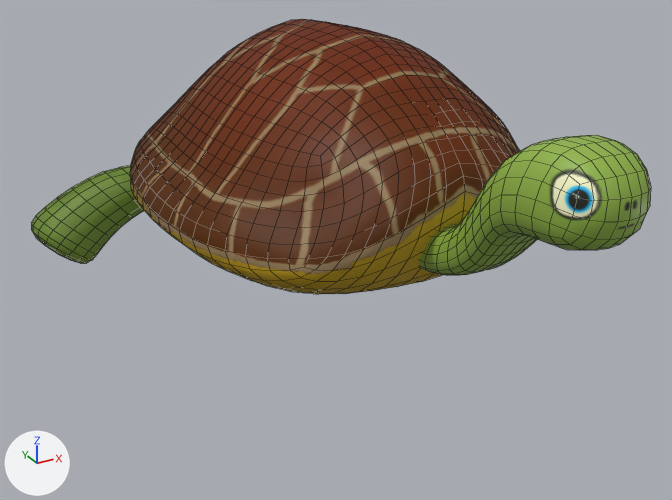
The Blender file Blender/Tortue_terrestre.blend: old version first, new version second.
Both versions are drawn from a 50 mm lens placed at (-2.15, -5.24, 1.99), pointed at (-0.2, -1.7, 0.22). Every picture has the same lights, and +X, +Y and +Z are marked at lower left. Mesh edges are drawn as thin lines.

Objects in the first picture: 'Carapace-ter', 'Pat-ArG', 'Tete-ter'.
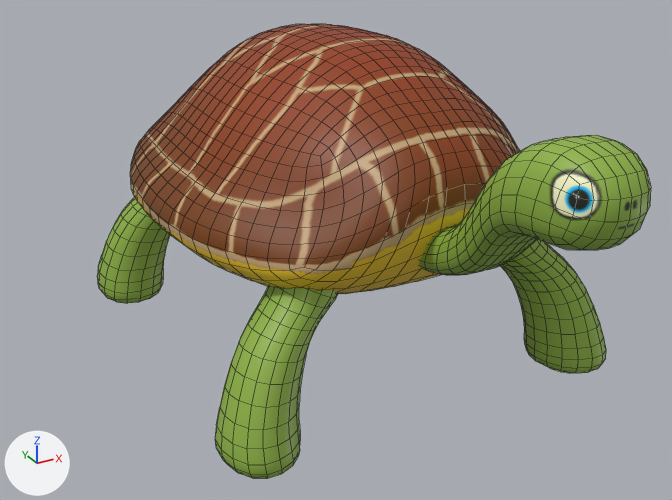
Where the newer file only moved an object's origin or applied its transform, the numbers keep the older frame.

Location of each change, [x1, y1, x2, y2] in pixels of the pictures (672 x 500 px):
'Carapace-ter', modifiers changed
    before: [130, 19, 520, 294]
    after: [130, 24, 520, 294]
'Pat-ArD.003', added (green)
    after: [215, 286, 339, 478]
'Pat-ArD.002', added (green)
    after: [500, 239, 606, 373]
'Pat-ArG', deleted (green)
    before: [31, 165, 144, 263]
'Pat-ArD', reshaped (not visible before)
    after: [97, 197, 170, 303]

What changed in the scene script:
```text
Change me_cube_003:
    where me_cube_003.from_pydata(...)  # 20 vertices, 18 faces; spans x -0.914..0.203, y -0.215..0.684, z -0.529..0.297
    used by ob_pat_ard; parent = ob_carapace_ter; location = (-0.511, -0.547, 0.312); rotation_euler = (0.0, 0.0, 0.337), in degrees (0, 0, 19)
    me_cube_003 part 1: the whole mesh is multiplied about the mesh origin by the matrix ((0.757, 0.082, -0.648), (0.006, 0.991, 0.133), (0.653, -0.104, 0.75))
Add me_cube_006:
    me_cube_006.from_pydata(...)  # 20 vertices, 18 faces; spans x -0.564..0.261, y -0.204..0.498, z -0.762..0.232
    me_cube_006.polygons.foreach_set('use_smooth', [True] * 18)
    me_cube_006.materials.append(mat_tortue)  # picture img_tortue_bleue
Change ob_carapace_ter:
    remove _m = ob_carapace_ter.modifiers.new('Mirror', 'MIRROR')
Remove ob_pat_arg:
    ob_pat_arg = bpy.data.objects.new('Pat-ArG', me_cube_009)
    ob_pat_arg.parent = ob_carapace_ter
    ob_pat_arg.matrix_parent_inverse = Matrix(((1.0, 0.0, 0.0, 0.0), (0.0, 1.0, 0.0, 1.0), (0.0, 0.0, 1.0, -0.694), (0.0, 0.0, 0.0, 1.0)))
    ob_pat_arg.location = (-0.511, -0.547, 0.312)
    ob_pat_arg.rotation_euler = (0.0, 0.0, 0.337)  # degrees (0, 0, 19)
    _m = ob_pat_arg.modifiers.new('Subdivision', 'SUBSURF')
    _m.levels = 2
Add ob_pat_ard_003:
    ob_pat_ard_003 = bpy.data.objects.new('Pat-ArD.003', me_cube_006)
    ob_pat_ard_003.parent = ob_carapace_ter
    ob_pat_ard_003.matrix_parent_inverse = Matrix(((1.0, 0.0, 0.0, 0.0), (0.0, 1.0, 0.0, 1.0), (0.0, 0.0, 1.0, -0.694), (0.0, 0.0, 0.0, 1.0)))
    ob_pat_ard_003.location = (-0.511, -2.022, 0.312)
    ob_pat_ard_003.rotation_euler = (0.0, 0.0, 3.142)  # degrees (0, 0, 180)
    ob_pat_ard_003.scale = (-1.0, 1.0, 1.0)
    _m = ob_pat_ard_003.modifiers.new('Subdivision', 'SUBSURF')
    _m.levels = 2
Add ob_pat_ard_002:
    ob_pat_ard_002 = bpy.data.objects.new('Pat-ArD.002', me_cube_006.copy())
    ob_pat_ard_002.parent = ob_carapace_ter
    ob_pat_ard_002.matrix_parent_inverse = Matrix(((1.0, 0.0, 0.0, 0.0), (0.0, 1.0, 0.0, 1.0), (0.0, 0.0, 1.0, -0.694), (0.0, 0.0, 0.0, 1.0)))
    ob_pat_ard_002.location = (0.511, -2.022, 0.312)
    ob_pat_ard_002.rotation_euler = (0.0, 0.0, 3.142)  # degrees (0, 0, 180)
    _m = ob_pat_ard_002.modifiers.new('Subdivision', 'SUBSURF')
    _m.levels = 2
```
